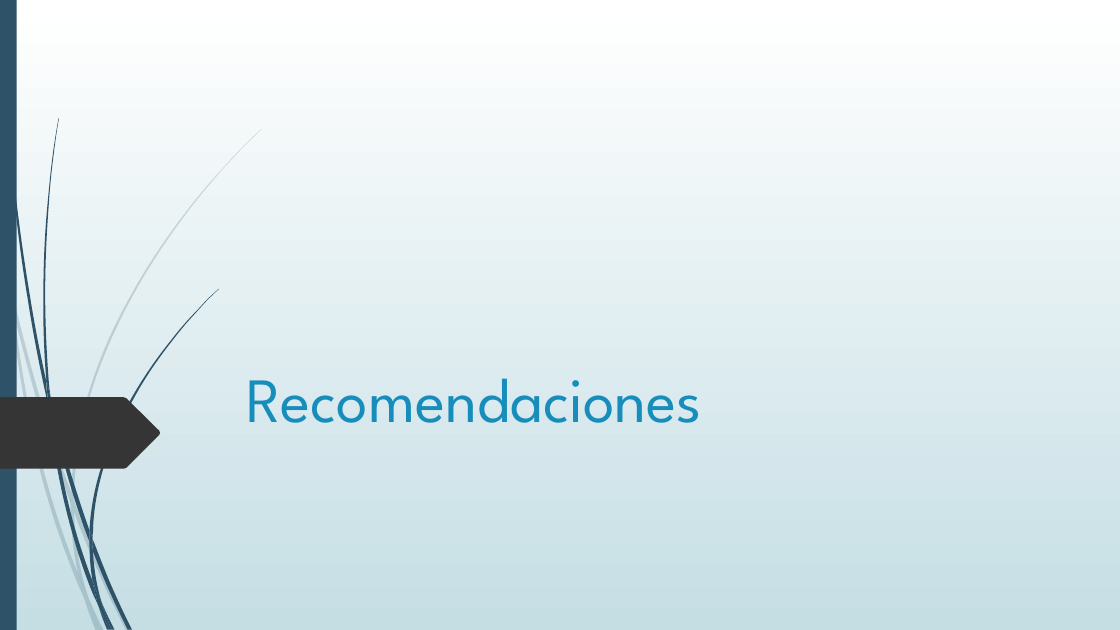
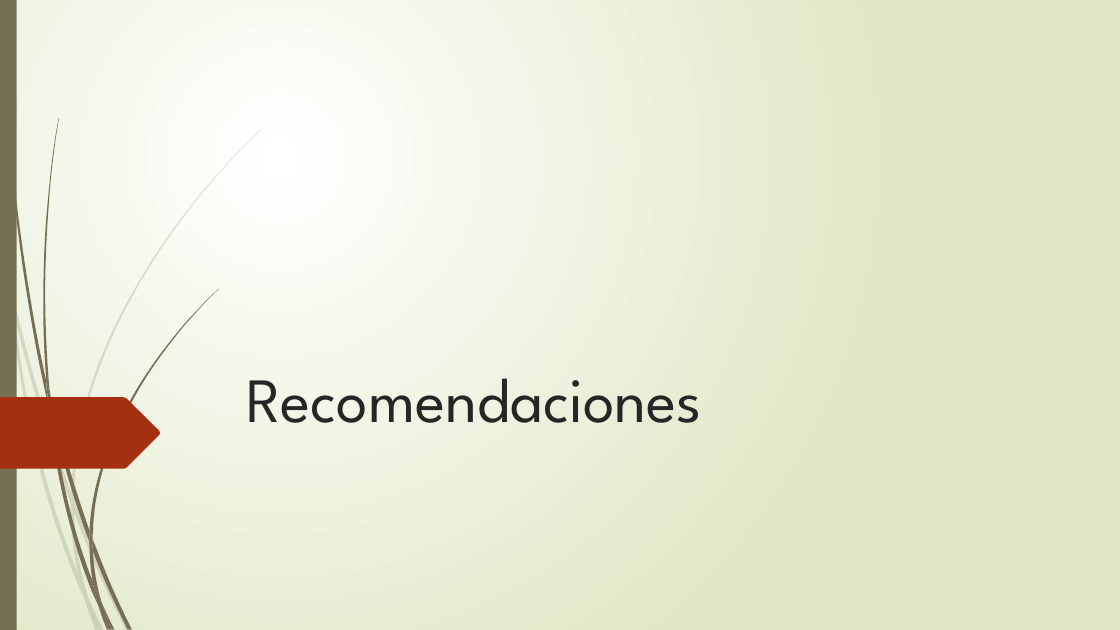
Before and after one commit to DiegoUAH/TG2, a slide deck: slide 1 of TG2 - AdrianBlancoDominguez.pptx. Drawn at 1120x630 pixels with LibreOffice and Linux fonts; fonts in the diff are those of the drawing. Boxes give left, top, right and bottom in pixels: in the first picture for what was removed or moved away, otherwise in the second. Text is boxed around its words. In the diff, an @@ line names an element or a change of style, - is before the commit and + after.

```diff
--- a/TG2 - AdrianBlancoDominguez.pptx
+++ b/TG2 - AdrianBlancoDominguez.pptx
@@ background gradient #FFFFFF to #C5DEE5 to gradient #FFFFFF to #DFE8C4 @@
@@ freeform shape at box(3, 0, 48, 404): fill #2E5369 to #766F54; outline redrawn @@
@@ fill #2E5369 to #766F54 in 12 elements at box(50, 397, 89, 542), box(92, 539, 132, 629), box(48, 401, 98, 607), box(103, 604, 115, 630), box(46, 377, 54, 424), box(89, 289, 218, 539), box(98, 607, 109, 630), box(89, 542, 102, 604), box(89, 530, 92, 551), box(92, 581, 112, 629), box(0, 0, 17, 630), box(43, 118, 59, 397) @@
@@ title "Recomendaciones" at box(246, 378, 701, 423): text colour #178DBB to #262626 @@
@@ freeform shape at box(0, 397, 160, 469): fill #353535 to #A53010 @@
@@ fill #2E5369 at 20% opacity to #766F54 at 20% opacity in 10 elements at box(0, 237, 9, 294), box(12, 290, 71, 503), box(74, 501, 130, 630), box(88, 597, 104, 630), box(9, 294, 85, 600), box(71, 503, 88, 597), box(71, 129, 262, 501), box(85, 600, 100, 630), box(71, 492, 74, 513), box(78, 574, 100, 630) @@
```
Also in this commit, not shown: 4 other slides changed.
